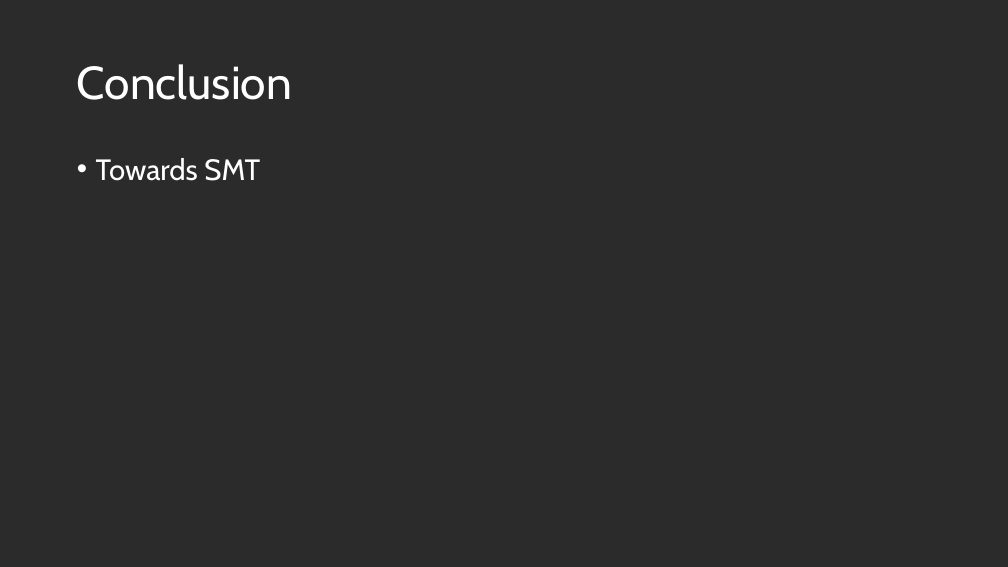
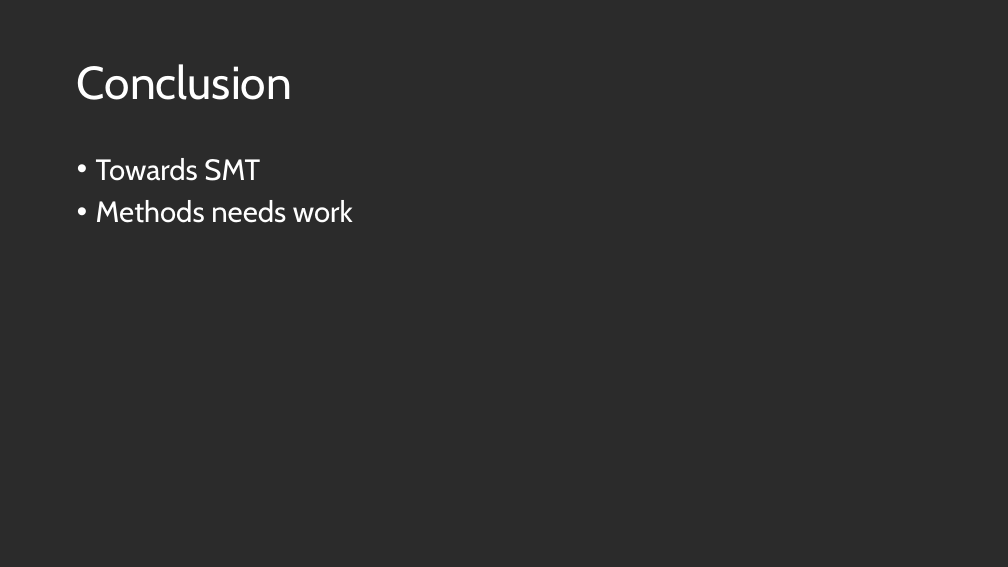
Before and after one commit to us-ja/GWAS_Internship_2025, a slide deck: slide 14 of Presentation/End_of_internship.pptx (slide 13 before the commit). Drawn at 1008x567 pixels with LibreOffice and Linux fonts; fonts in the diff are those of the drawing; background and template pictures are left out; a plain dark background stands for a picture behind light text. Boxes give left, top, right and bottom in pixels: in the first picture for what was removed or moved away, otherwise in the second. Text is boxed around its words. In the diff, an @@ line names an element or a change of style, - is before the commit and + after.

```diff
--- a/Presentation/End_of_internship.pptx
+++ b/Presentation/End_of_internship.pptx
@@ text at box(96, 200, 353, 223): paragraph added @@
+• Methods needs work
```
Also in this commit, not shown: 6 other slides changed, 3 slides added, 2 slides removed.
